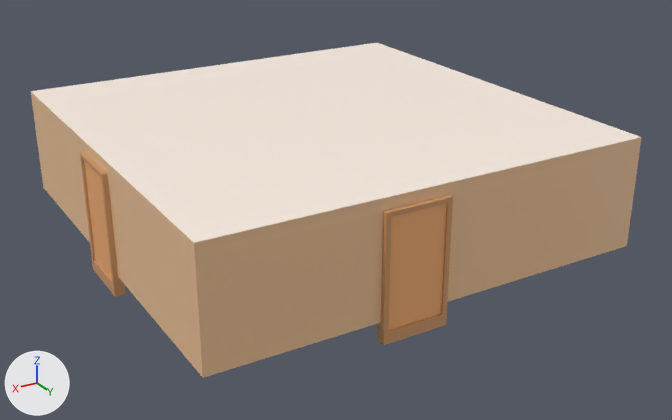
Before and after pictures for a commit that changed the Blender file Assets/Models/WaitingRoom.blend.
Before and after are seen from a camera (50 mm lens) standing at (7.93, 14.02, 7.0) and looking at (-0.21, 0.46, 0.22). Every picture has the same lights, and +X, +Y and +Z are marked at lower left.

Script lines for the objects in view, before the commit:
```python
ob_door_001 = bpy.data.objects.new('Door.001', me_cube_005)
ob_door_001.location = (0.57, 4.0, 0.8)
ob_door_001.rotation_euler = (0.0, 0.0, -1.571)  # degrees (0, 0, -90)
ob_door_001.scale = (0.0566, 0.497, 0.932)
ob_door_002 = bpy.data.objects.new('Door.002', me_cube_011)
ob_door_002.location = (3.99, -0.02, 0.8)
ob_door_002.rotation_euler = (0.0, 0.0, 3.142)  # degrees (0, 0, 180)
ob_door_002.scale = (0.0566, 0.497, 0.932)
ob_doorframe_002 = bpy.data.objects.new('DoorFrame.002', me_cube_010)
ob_doorframe_002.location = (0.57, 4.0, 0.73)
ob_doorframe_002.rotation_euler = (0.0, 0.0, -1.571)  # degrees (0, 0, -90)
ob_doorframe_002.scale = (0.0924, 0.582, 1.07)
ob_doorframe_003 = bpy.data.objects.new('DoorFrame.003', me_cube_013)
ob_doorframe_003.location = (3.99, -0.02, 0.73)
ob_doorframe_003.rotation_euler = (0.0, 0.0, 3.142)  # degrees (0, 0, 180)
ob_doorframe_003.scale = (0.0924, 0.582, 1.07)
ob_doorhole_002 = bpy.data.objects.new('DoorHole.002', me_cube_009)
ob_doorhole_002.location = (0.566, 4.047, 0.796)
ob_doorhole_002.rotation_euler = (0.0, 0.0, -1.571)  # degrees (0, 0, -90)
ob_doorhole_002.scale = (0.165, 0.497, 0.932)
ob_doorhole_003 = bpy.data.objects.new('DoorHole.003', me_cube_012)
ob_doorhole_003.location = (3.995, -0.0194, 0.796)
ob_doorhole_003.rotation_euler = (0.0, 0.0, 3.142)  # degrees (0, 0, 180)
ob_doorhole_003.scale = (0.165, 0.497, 0.932)
ob_southwall = bpy.data.objects.new('SouthWall', me_plane_004)
ob_southwall.location = (4.0, 0.0, 1.0)
ob_southwall.rotation_euler = (0.0, -1.571, 0.0)  # degrees (0, -90, 0)
ob_southwall.scale = (1.0, 4.0, 1.0)
# also in view: 'RightWall' at (0.0, 4.0, 1.0); 'CeilingPlane' at (0.0, 0.0, 2.0)
```
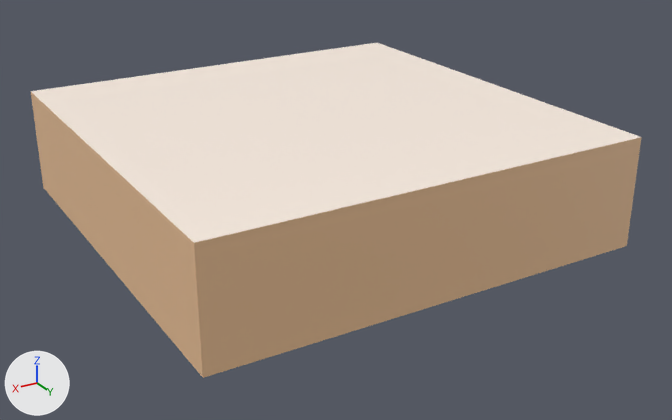
ob_doorhole_002 is not drawn itself; it is used by a modifier of ob_doorframe_002.
ob_doorhole_003 is not drawn itself; it is used by a modifier of ob_doorframe_003.

Where the change shows, as pixel boxes (x1, y1, x2, y2) in the pictures (672 x 420 px):
'Door.001', deleted: before (389, 204, 446, 330)
'DoorFrame.002', deleted: before (377, 195, 453, 345)
'DoorFrame.003', deleted: before (80, 152, 126, 297)
'Door.002', deleted (orange): before (84, 161, 112, 280)

What the commit changed:
Object 'DoorFrame.002' (ob_doorframe_002) is deleted.
Object 'DoorHole.002' (ob_doorhole_002) is deleted.
Object 'Door.001' (ob_door_001) is deleted.
Object 'DoorFrame.003' (ob_doorframe_003) is deleted.
Object 'DoorHole.003' (ob_doorhole_003) is deleted.
Object 'Door.002' (ob_door_002) is deleted.
